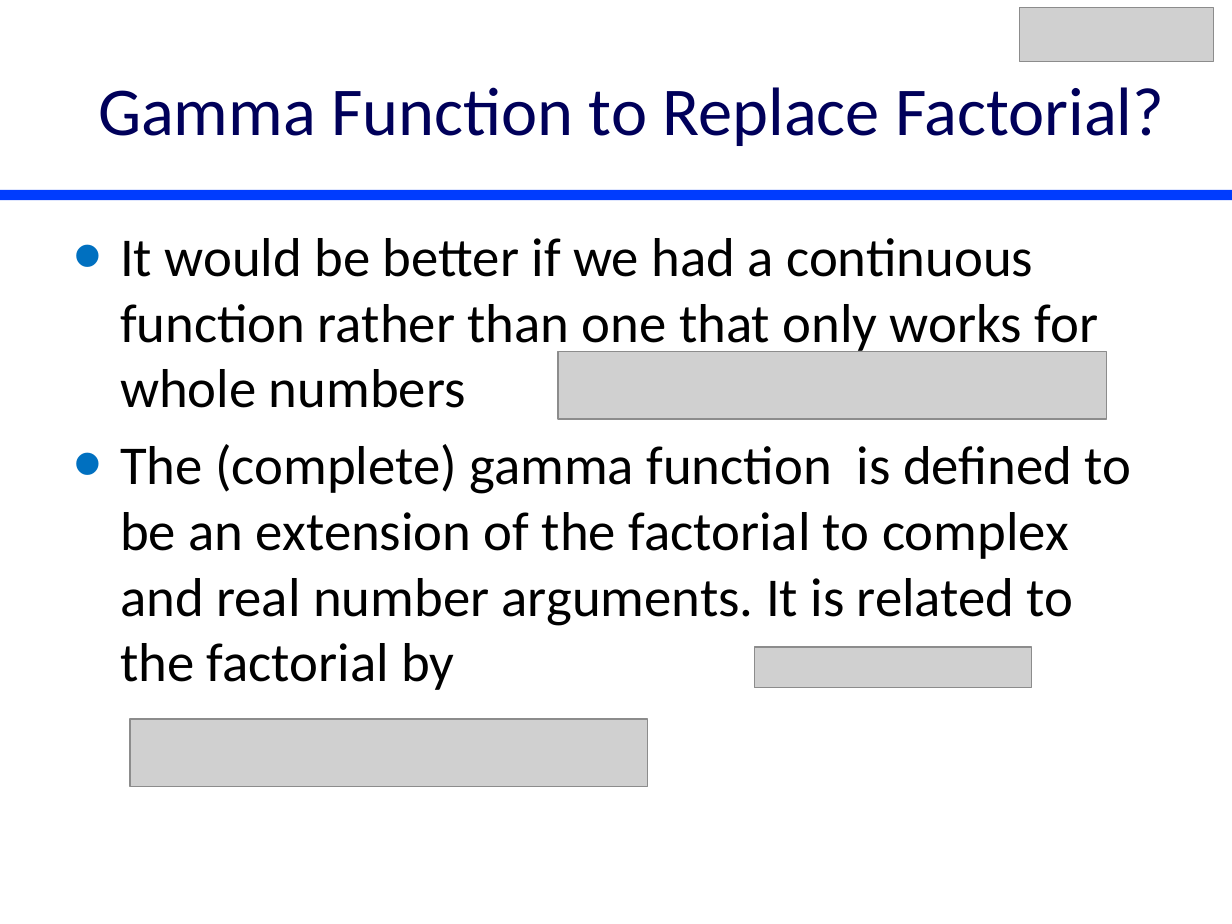
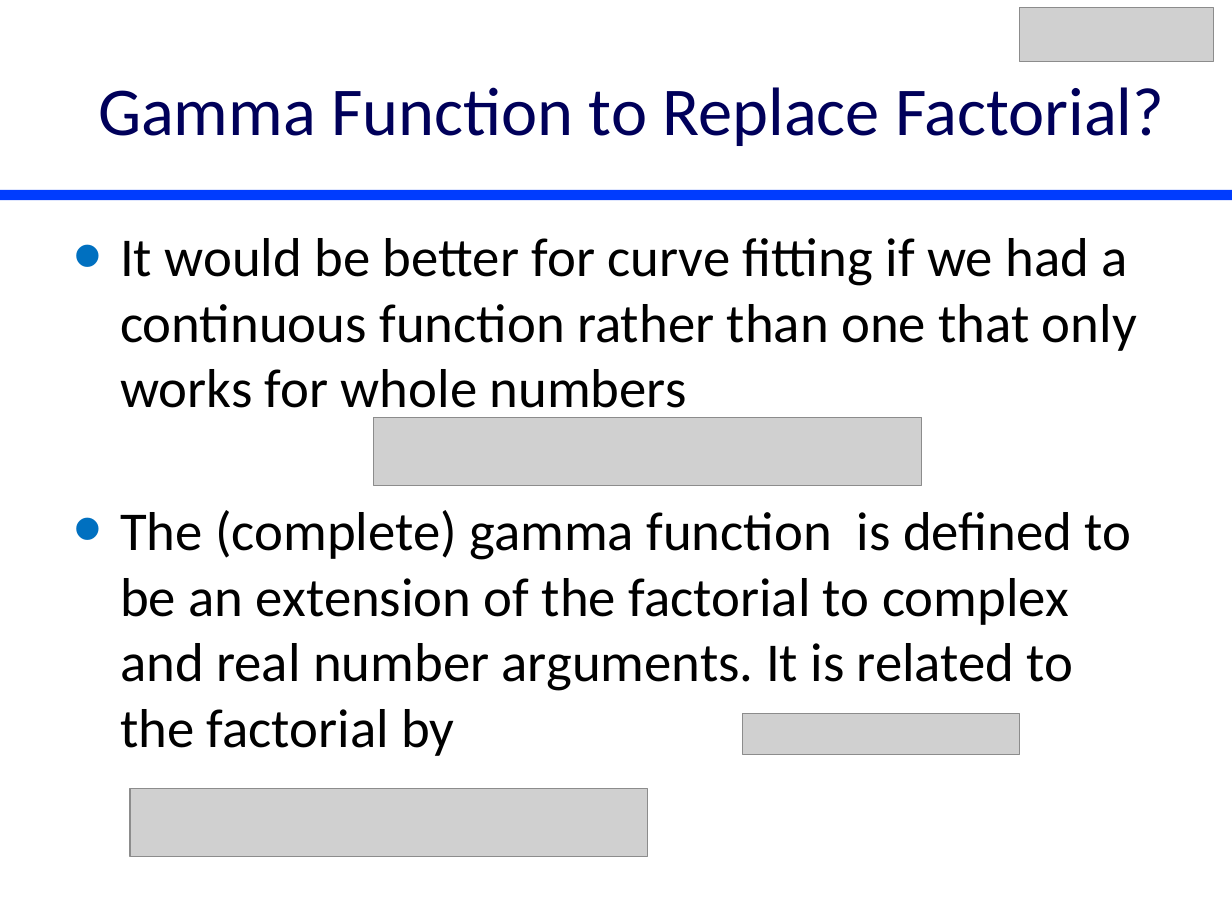
Before and after one commit to monroews/CEE4530, a slide deck: slide 24 of website/pptx/Reactor_Characteristics.pptx. Drawn at 1232x924 pixels with LibreOffice and Linux fonts; fonts in the diff are those of the drawing; grey boxes stand for pictures. Boxes give left, top, right and bottom in pixels: in the first picture for what was removed or moved away, otherwise in the second. Text is boxed around its words. In the diff, an @@ line names an element or a change of style, - is before the commit and + after.

```diff
--- a/website/pptx/Reactor_Characteristics.pptx
+++ b/website/pptx/Reactor_Characteristics.pptx
@@ text at box(120, 238, 1137, 421): text changed @@
-• It would be better if we had a continuous function rather than one that only works for whole numbers
+• It would be better for curve fitting if we had a continuous function rather than one that only works for whole numbers
@@ picture: place and size @@
-picture at box(558, 351, 1106, 419)
+picture at box(373, 418, 922, 485)
@@ picture: place and size @@
-picture at box(754, 647, 1031, 687)
+picture at box(743, 713, 1020, 754)
@@ picture: place and size @@
-picture at box(131, 719, 648, 787)
+picture at box(131, 788, 648, 856)
```
Also in this commit, not shown: 9 other slides changed, 1 slide removed, 2 other files.
